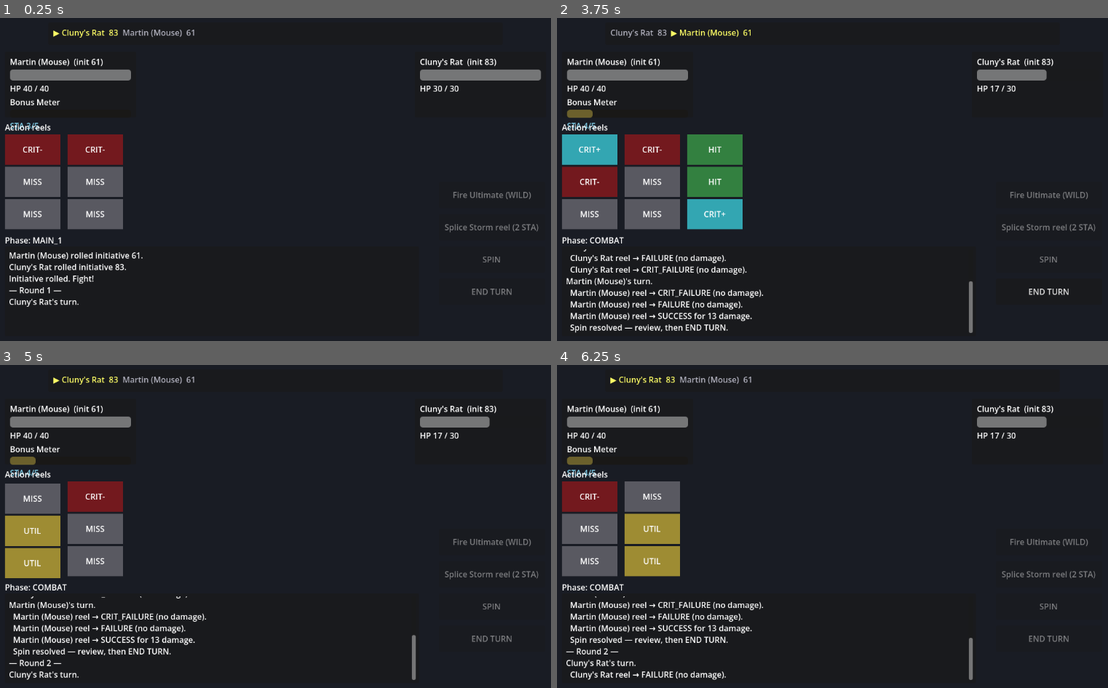
Above: before the commit, frames 1-4 (two rows, left to right).
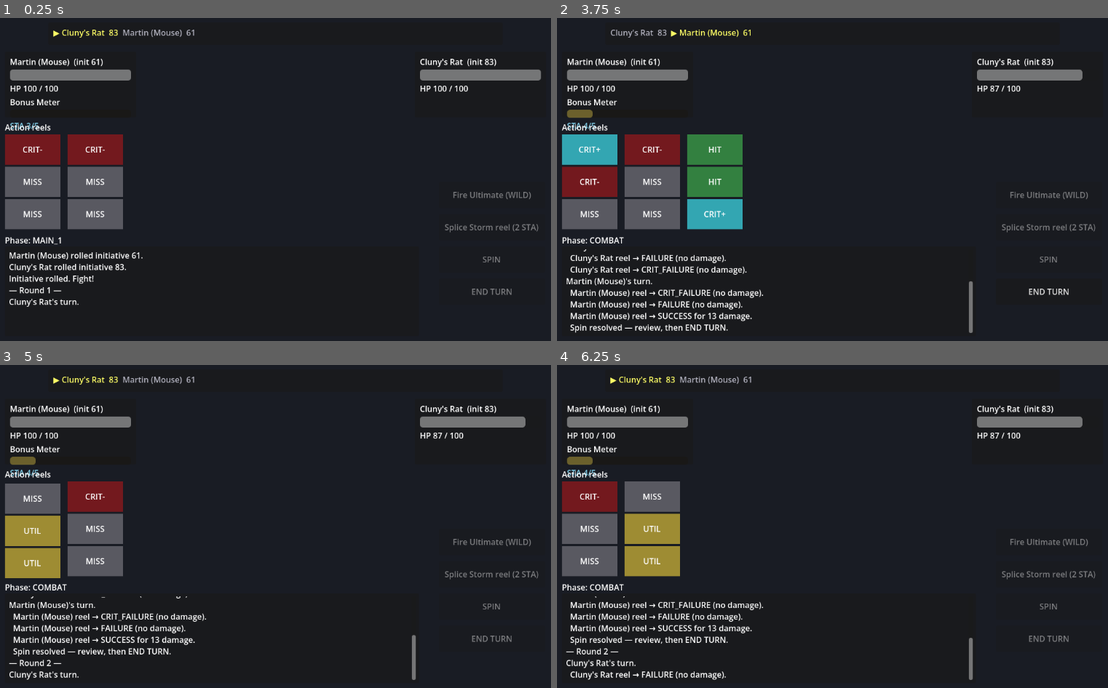
Above: after the commit, the same moments.

Repository: djkipyaboy/bunnies
Game: Godot game, scene res://combat/combat.tscn
Two runs of this game, one before a commit and one after it. Both use one fixed random seed, a clock stepped at 60 frames per second and the inputs below.
Inputs:
- Up to frame 1 (0.25 s): no input
- Up to frame 2 (3.75 s): tap Enter at 0.5 s; click "SPIN" at 2 s
- Up to frame 3 (5 s): click "END TURN" at 4.25 s
- Up to frame 4 (6.25 s): no input

The runs differ from the first frame. In frame 1, 0.1% of the frame differs, in the area x 4-85%, y 20-23%; in frame 2, 0.3%, in the area x 4-96%, y 15-23%; in frame 3, 0.3%; in frame 4, 0.3%.

Commit message:
tune(combat): set both combatants to 100 HP for play-test
[ASSUMPTION] placeholder — gives the fight enough turns to charge and
test the Bonus Meter / Ultimate. Confirmed in play-test.

Co-Authored-By: Claude Opus 4.8 <noreply@anthropic.com>

Diff:
--- a/combat/combat.gd
+++ b/combat/combat.gd
@@ -62,9 +62,10 @@
 	add_child(_phase_manager)
 
 	# Player: Slashing weapon (3 reels), defends as Slashing. Visible Bonus Meter.
-	_pc = _make_combatant("Martin (Mouse)", true, 40, slashing, _make_weapon(10.0, slashing, 3), true)
+	_pc = _make_combatant("Martin (Mouse)", true, 100, slashing, _make_weapon(10.0, slashing, 3), true)
 	# Enemy: Crushing weapon (2 reels), defends as Earth → PC's Slashing hits it for ×1.25.
-	_enemy = _make_combatant("Cluny's Rat", false, 30, earth, _make_weapon(8.0, crushing, 2), false)
+	# Both HP set to 100 [ASSUMPTION] so the fight lasts long enough to charge/test the Ultimate.
+	_enemy = _make_combatant("Cluny's Rat", false, 100, earth, _make_weapon(8.0, crushing, 2), false)
 
 	_turn_manager.combatants = [_pc, _enemy]
 
